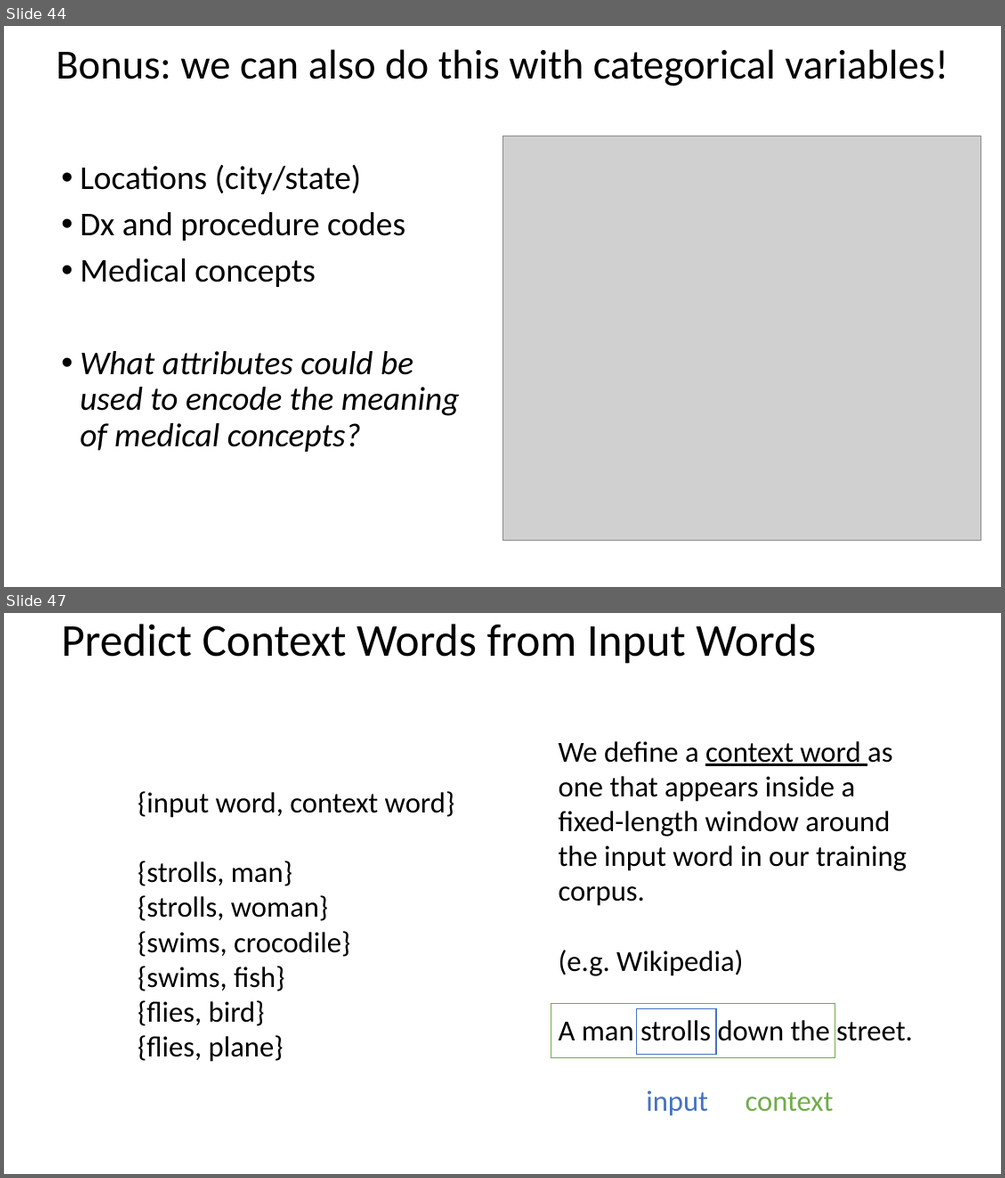
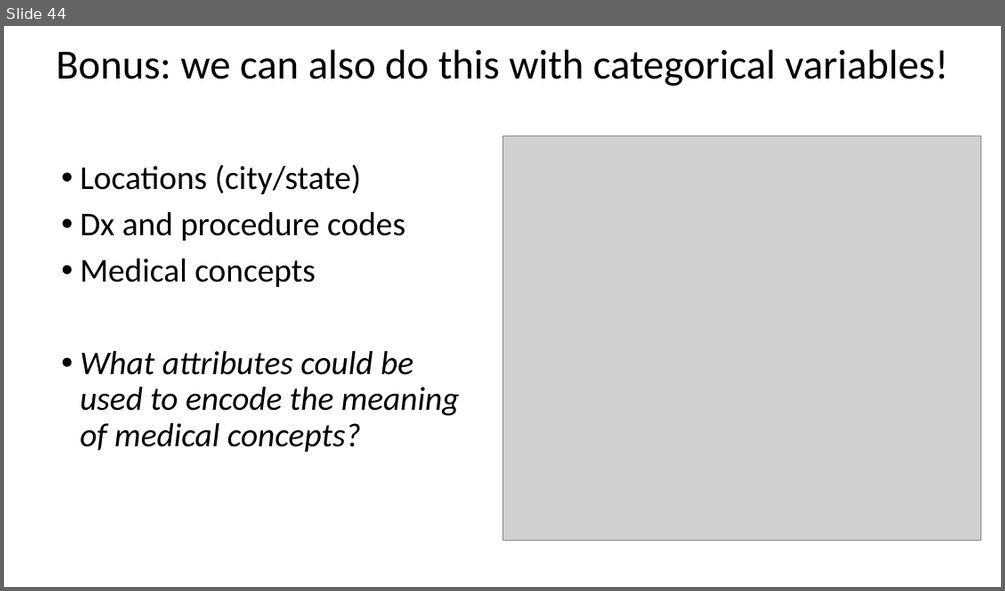
Before and after one commit to mengelhard/mmci_applied_ds, a slide deck: lectures/ll12.pptx. Shown one above the other, each under a label of ours: slides 44 and 47 before the commit, slide 44 after it; the slides between them are not shown. The pictures are 1005x1178 and 1005x591 pixels, drawn with LibreOffice and Linux fonts; fonts in the diff are those of the drawing; grey boxes stand for pictures. Boxes give left, top, right and bottom in pixels: in the first picture for what was removed or moved away, otherwise in the second. Text is boxed around its words. In the diff, an @@ line names an element or a change of style, - is before the commit and + after.

```diff
--- a/lectures/ll12.pptx
+++ b/lectures/ll12.pptx
@@ slide 47 removed at box(4, 613, 1001, 1174), background #FFFFFF @@
@@ title removed at box(61, 624, 816, 664) @@
-Predict Context Words from Input Words
@@ text removed at box(558, 741, 913, 1116) @@
-We define a context word as one that appears inside a fixed-length window around the input word in our training corpus.
-(e.g. Wikipedia)
-A man strolls down the street.
-input context
@@ text removed at box(138, 791, 455, 1062) @@
-{input word, context word}
-{strolls, man}
-{strolls, woman}
-{swims, crocodile}
-{swims, fish}
-{flies, bird}
-{flies, plane}
@@ rectangle removed at box(550, 1004, 835, 1058) @@
@@ rectangle removed at box(637, 1008, 717, 1054) @@
```
Also in this commit, not shown: 1 slide changed, 25 other slides removed, 4 other files.
